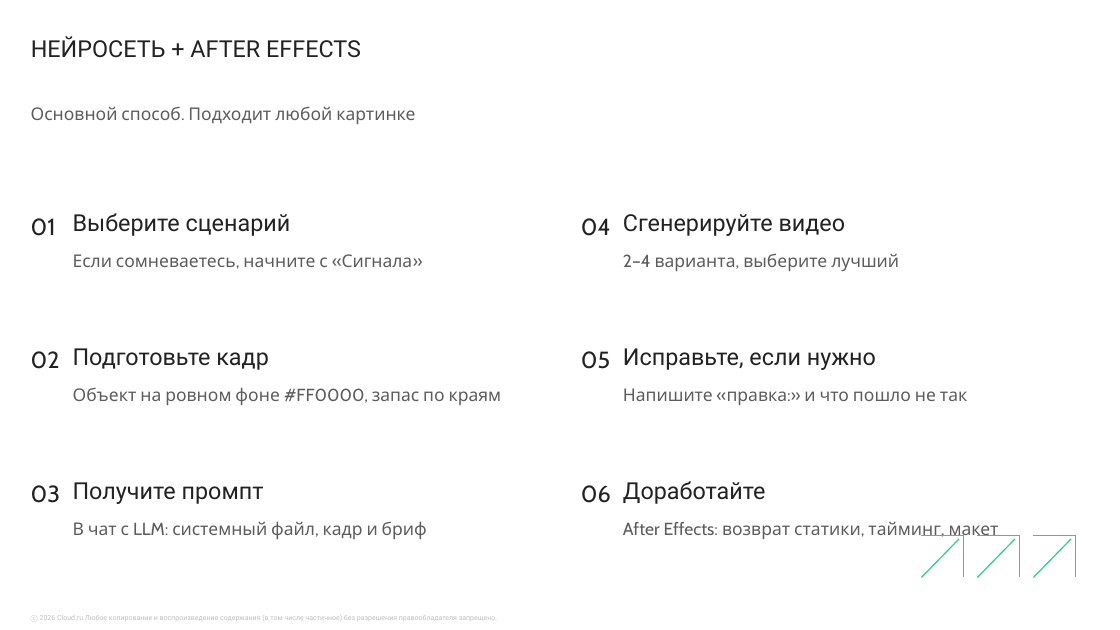
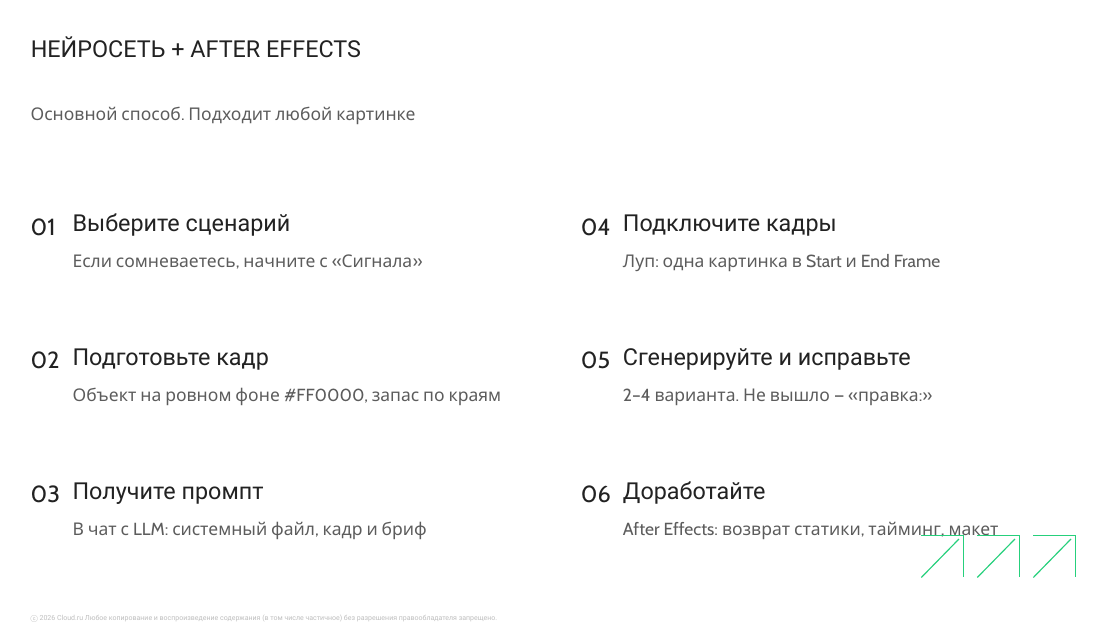
Before and after one commit to m4ks4/Principles-of-animating-corporate-imagery, a slide deck: slide 5 of Как работать с системными файлами.pptx. Drawn at 1120x630 pixels with LibreOffice and Linux fonts; fonts in the diff are those of the drawing; background and template pictures are left out. Boxes give left, top, right and bottom in pixels: in the first picture for what was removed or moved away, otherwise in the second. Text is boxed around its words. In the diff, an @@ line names an element or a change of style, - is before the commit and + after.

```diff
--- a/Как работать с системными файлами.pptx
+++ b/Как работать с системными файлами.pptx
@@ text at [623, 214, 837, 236]: text changed @@
-Сгенерируйте видео
+Подключите кадры
@@ text at [623, 254, 941, 271]: text changed @@
-2–4 варианта, выберите лучший
+Луп: одна картинка в Start и End Frame
@@ text at [623, 348, 911, 370]: text changed @@
-Исправьте, если нужно
+Сгенерируйте и исправьте
@@ text at [623, 388, 919, 405]: text changed @@
-Напишите «правка:» и что пошло не так
+2–4 варианта. Не вышло — «правка:»
```
Also in this commit, not shown: 3 other slides changed, 1 slide added, 8 other files.
